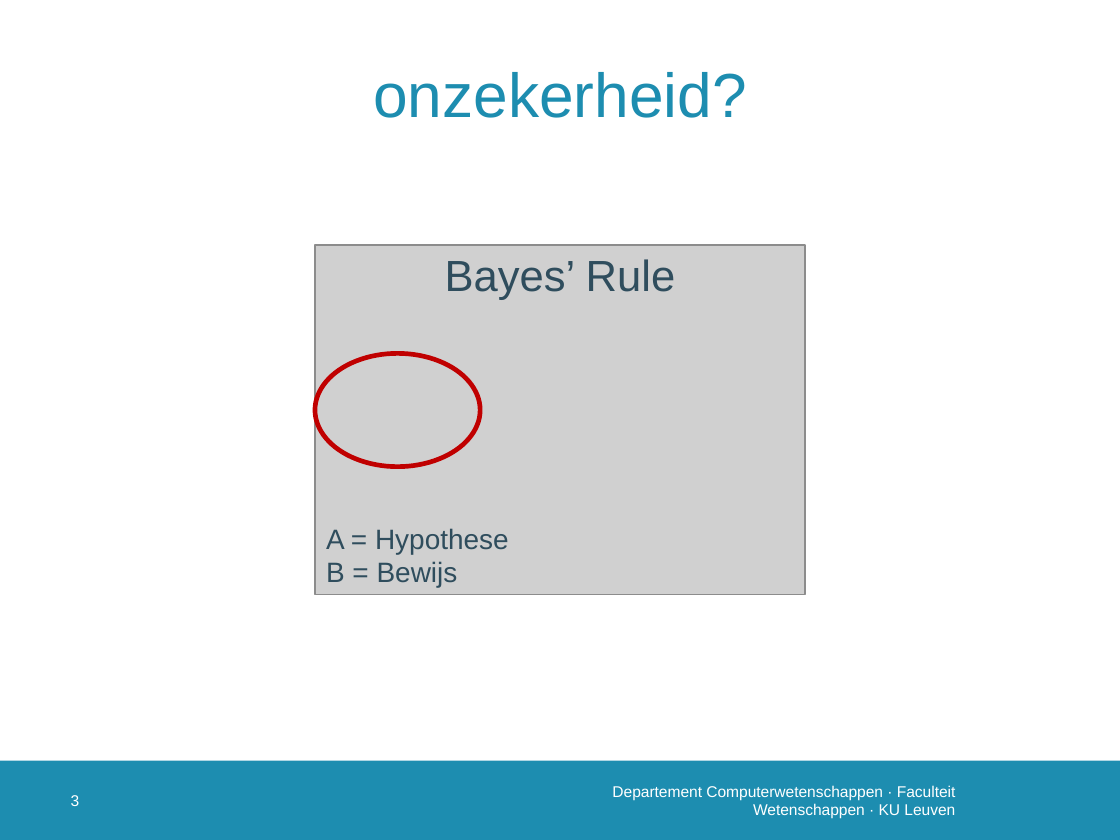
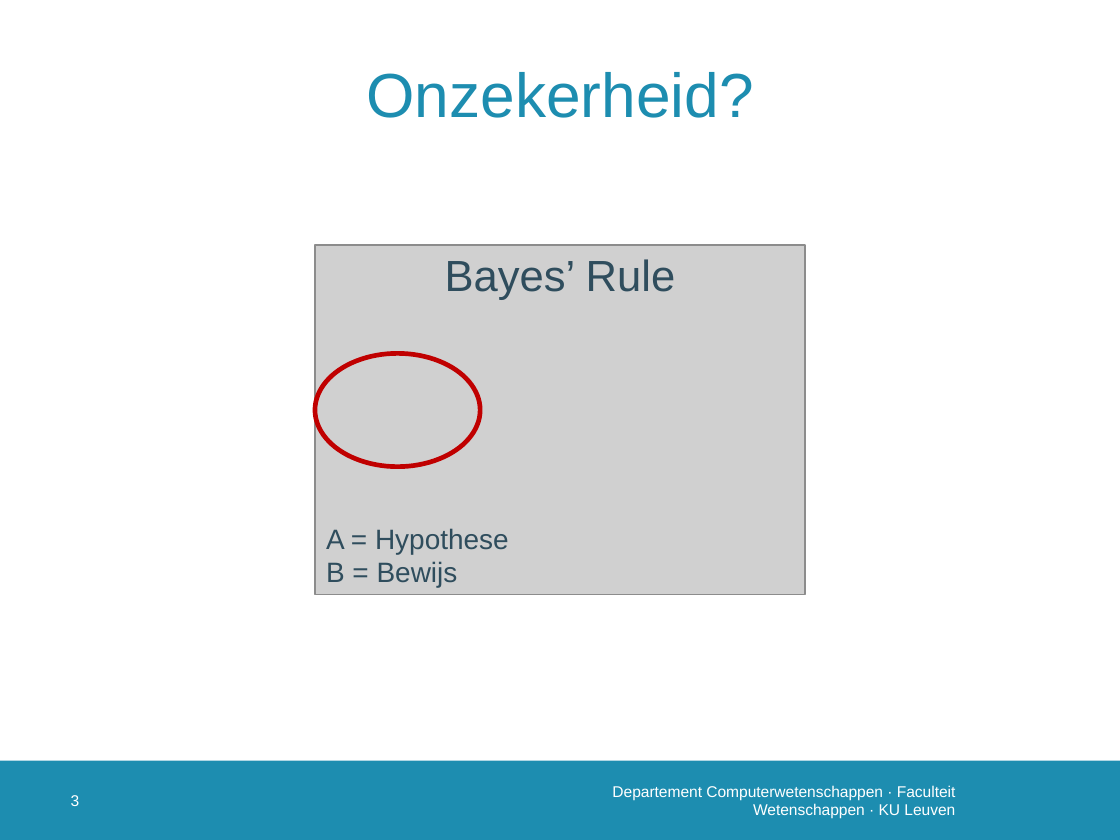
Before and after one commit to susverwimp/T208-Probabilistic-Programming-A-Case-Study, a slide deck: slide 4 of thesis/presentations/2 second/second.pptx. Drawn at 1120x840 pixels with LibreOffice and Linux fonts; fonts in the diff are those of the drawing; grey boxes stand for pictures; background and template pictures are left out. Boxes give left, top, right and bottom in pixels: in the first picture for what was removed or moved away, otherwise in the second. Text is boxed around its words. In the diff, an @@ line names an element or a change of style, - is before the commit and + after.

```diff
--- a/thesis/presentations/2 second/second.pptx
+++ b/thesis/presentations/2 second/second.pptx
@@ title at (366, 72, 753, 118): text changed @@
-onzekerheid?
+Onzekerheid?
```
Also in this commit, not shown: 5 other slides changed, 20 slides added, 17 other files.
